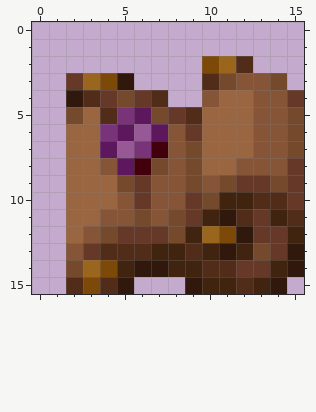
Two versions of one pixel-art sprite, icons/i_6_treasure_d.png. The first picture shows the starting point.
The file is 16x16 pixels.
The result:
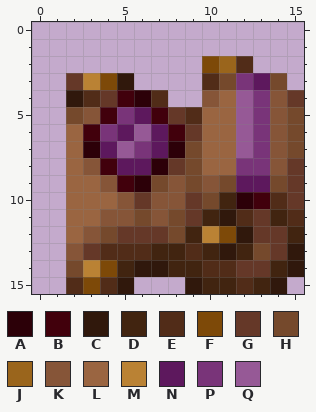
Palette (. is transparent): A #2c0008  B #41000c  C #30180c  D #412410  E #512c18  F #7d4908  G #653828  H #75492c  J #9a651c  K #865538  L #9a6541  M #ba8234  N #5d185d  P #793479  Q #965996
Edits made:
@@ x 0..15 @@
  2 ..........FJE...
- 3 ..GJFC....EHKKH.
- 4 ..CEGHGE..KLLKKG
- 5 ..HLEPNHGELLLKKH
- 6 ..LLPNQNKGLLLKKH
- 7 ..LLNQPBKHLLLKKH
- 8 ..LLKNBHKHLLKKKG
- 9 ..LLLHGKKHKHGGHG
-10 ..LLLKGKKGHDDEEG
+ 3 ..GMFC....EHPNH.
+ 4 ..CEGBAE..KLQPKG
+ 5 ..HKBPNBGELLQPKH
+ 6 ..LBPNQNBGLLQPKH
+ 7 ..LANQPNAHLLQPKH
+ 8 ..LKBNNAGHLLPPKG
+ 9 ..LLKBAHKHKHNNHG
+10 ..LLLKGKKGHDABEG
 11 ..LLKKHKHGDCEGDE
-12 ..LKHGGGHDJFCGGD
+12 ..LKHGGGHDMFCGGD
 13 ..KGEEEDDEDCDHGC
-14 ..HJFDCCDDEEGGDC
+14 ..HMFDCCDDEEGGDC
 15 ..EFEC...CDDEDC.
Where, in picture pixels (left, top, right, bottom), the same in both pictures:
changed: (83, 73, 270, 277)
